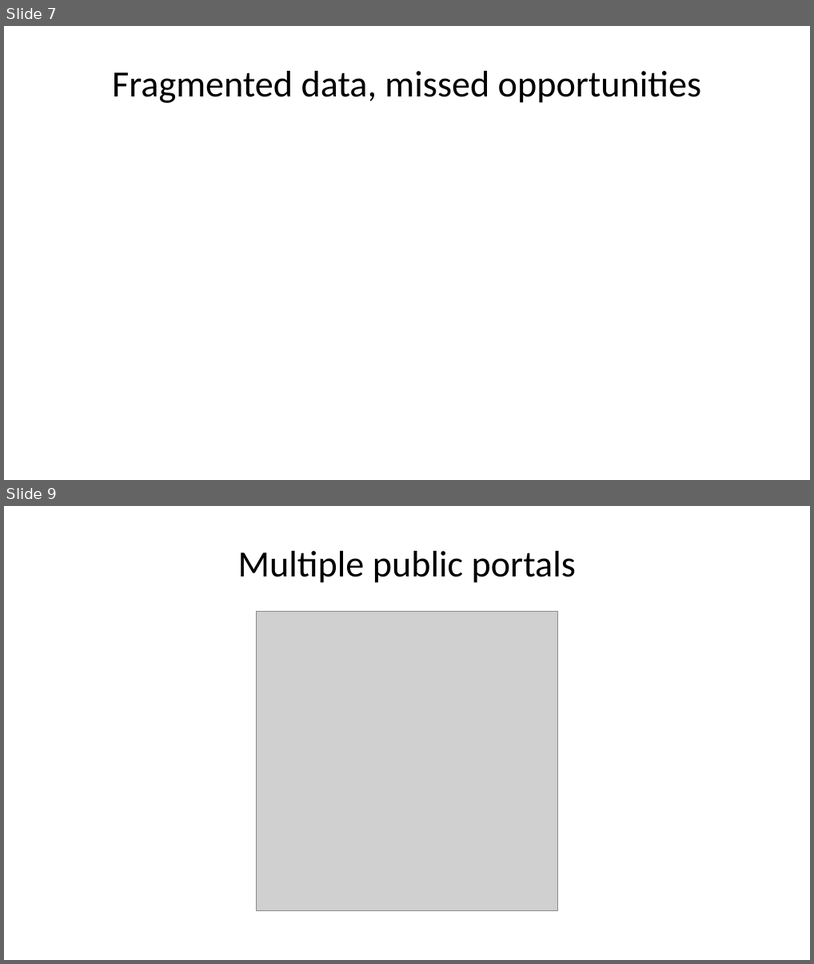
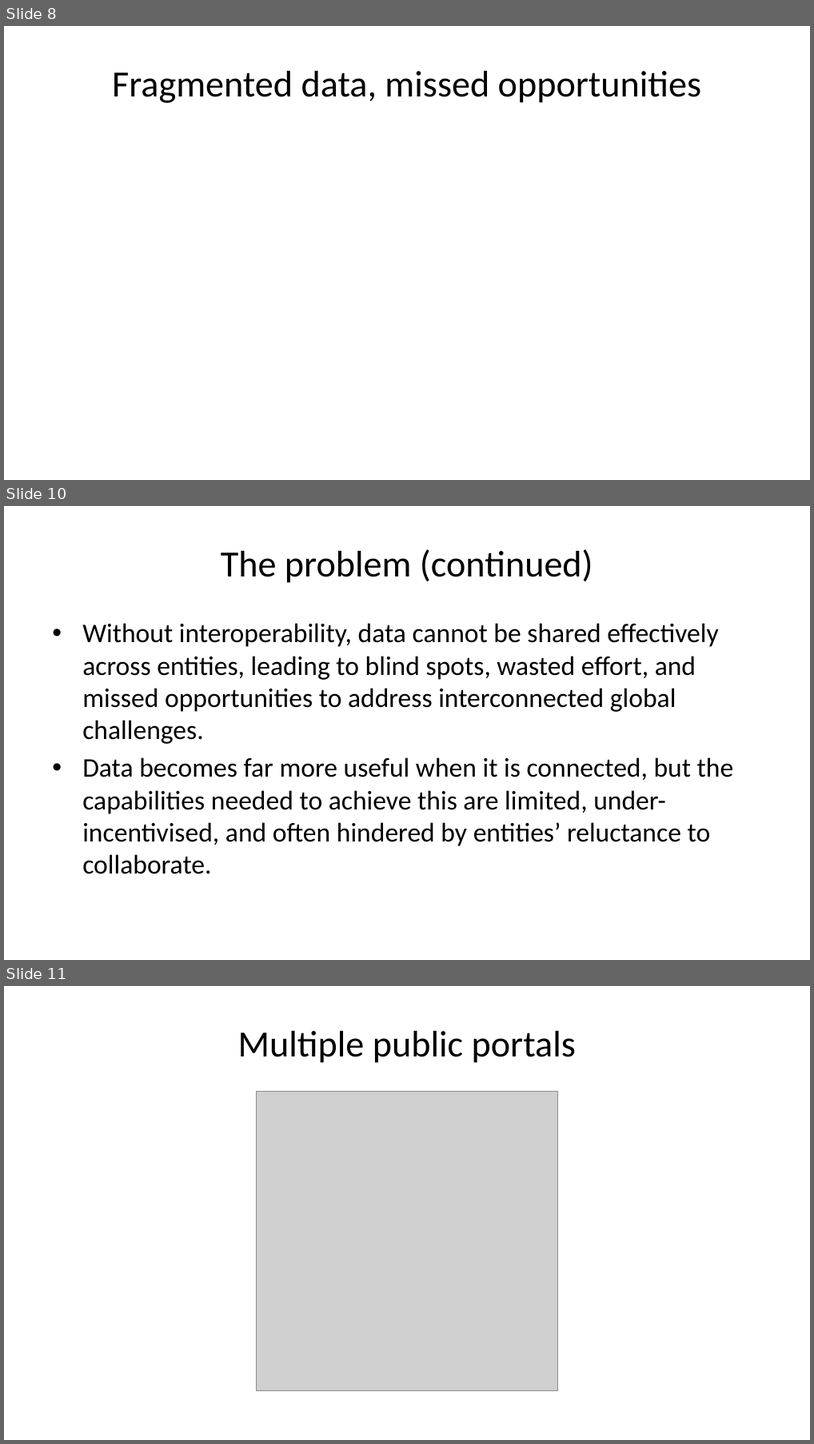
Before and after one commit to tamanh-oxford/capacity-development, a slide deck: data-frameworks/04-un-tech.pptx. Shown one above the other, each under a label of ours: slides 7 and 9 before the commit, slides 8, 10 and 11 after it; the slides between them are not shown. The pictures are 814x964 and 814x1444 pixels, drawn with LibreOffice and Linux fonts; fonts in the diff are those of the drawing; grey boxes stand for pictures. Boxes give left, top, right and bottom in pixels: in the first picture for what was removed or moved away, otherwise in the second. Text is boxed around its words. In the diff, an @@ line names an element or a change of style, - is before the commit and + after.

```diff
--- a/data-frameworks/04-un-tech.pptx
+++ b/data-frameworks/04-un-tech.pptx
@@ slide 10 added at (4, 506, 810, 960), background #FFFFFF @@
@@ title added at (221, 549, 594, 583), 33 pt, text #000000 @@
+The problem (continued)
@@ text added at (82, 623, 734, 874), 24 pt, text #000000 @@
+• Without interoperability, data cannot be shared effectively across entities, leading to blind spots, wasted effort, and missed opportunities to address interconnected global challenges.
+• Data becomes far more useful when it is connected, but the capabilities needed to achieve this are limited, under-incentivised, and often hindered by entities’ reluctance to collaborate.
@@ what was slide 7 is now slide 8 @@
@@ what was slide 9 is now slide 11 @@
```
Also in this commit, not shown: 3 slides changed, 2 other slides added, 28 other files.
